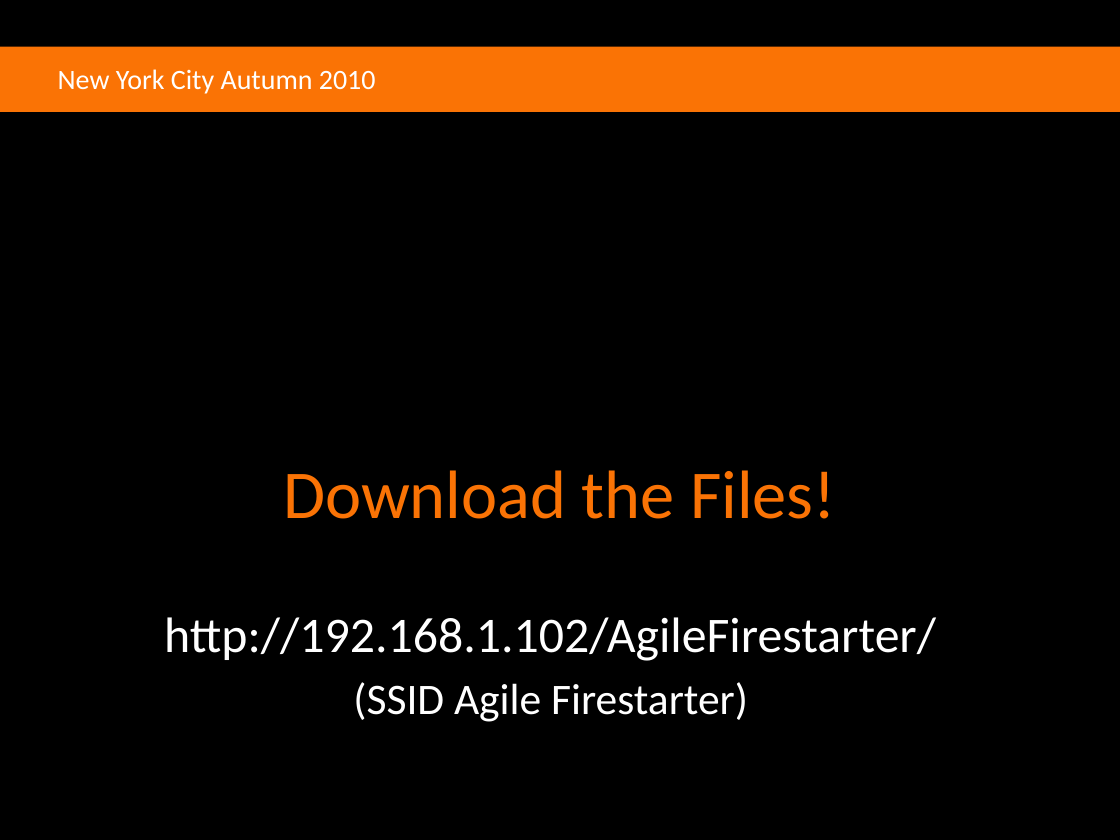
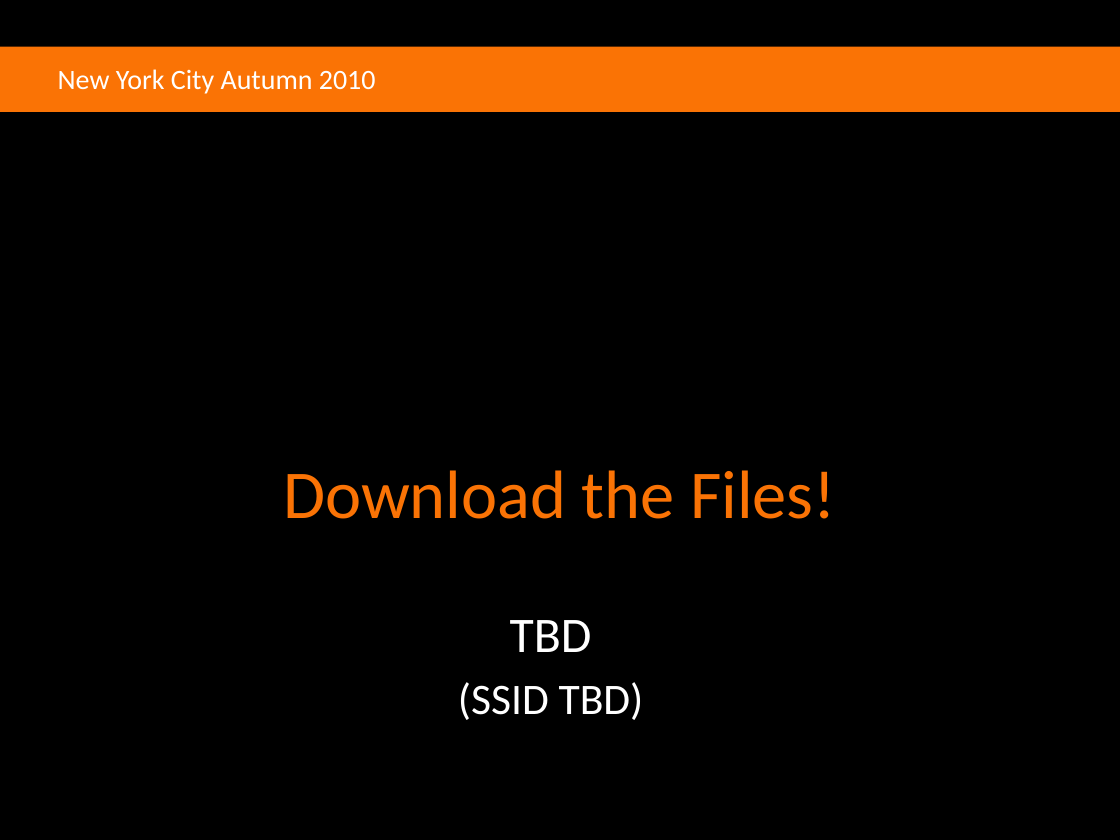
Before and after one commit to agilefire/November2010, a slide deck: slide 6 of Agile Firestarter Autumn 2010 Entry Rotation.pptx (slide 7 before the commit). Drawn at 1120x840 pixels with LibreOffice and Linux fonts; fonts in the diff are those of the drawing; background and template pictures are left out. Boxes give left, top, right and bottom in pixels: in the first picture for what was removed or moved away, otherwise in the second. Text is boxed around its words. In the diff, an @@ line names an element or a change of style, - is before the commit and + after.

```diff
--- a/Agile Firestarter Autumn 2010 Entry Rotation.pptx
+++ b/Agile Firestarter Autumn 2010 Entry Rotation.pptx
@@ subtitle at [458,620,644,720]: text changed; size 32 to 28 pt @@
-http://192.168.1.102/AgileFirestarter/
-(SSID Agile Firestarter)
+TBD
+(SSID TBD)
```
Also in this commit, not shown: 1 slide removed.
